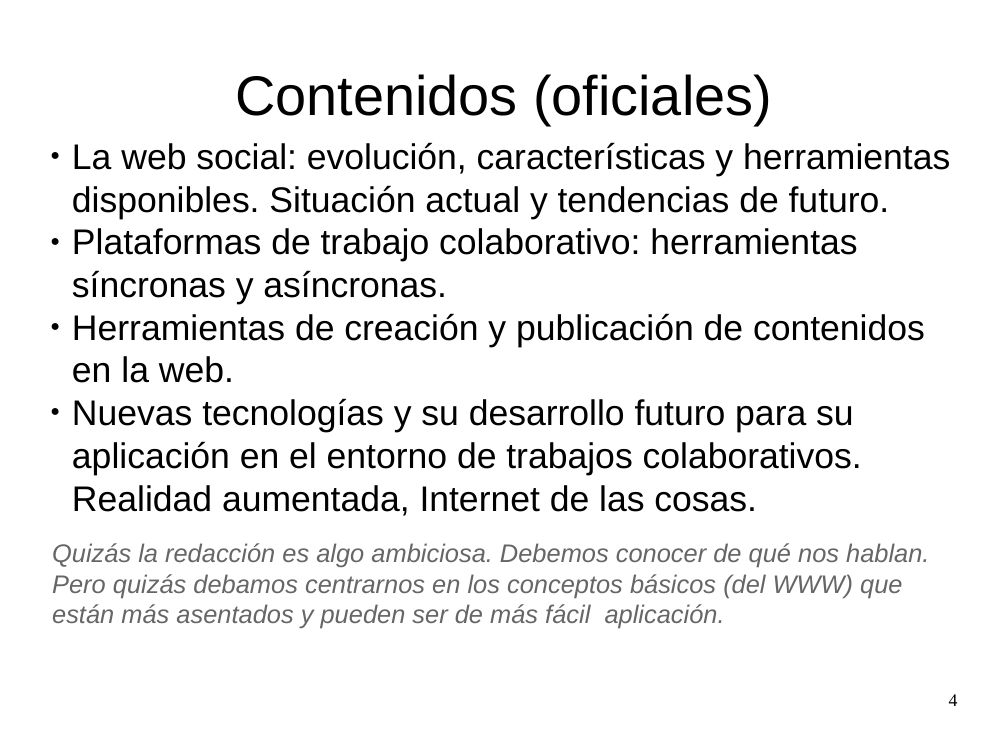
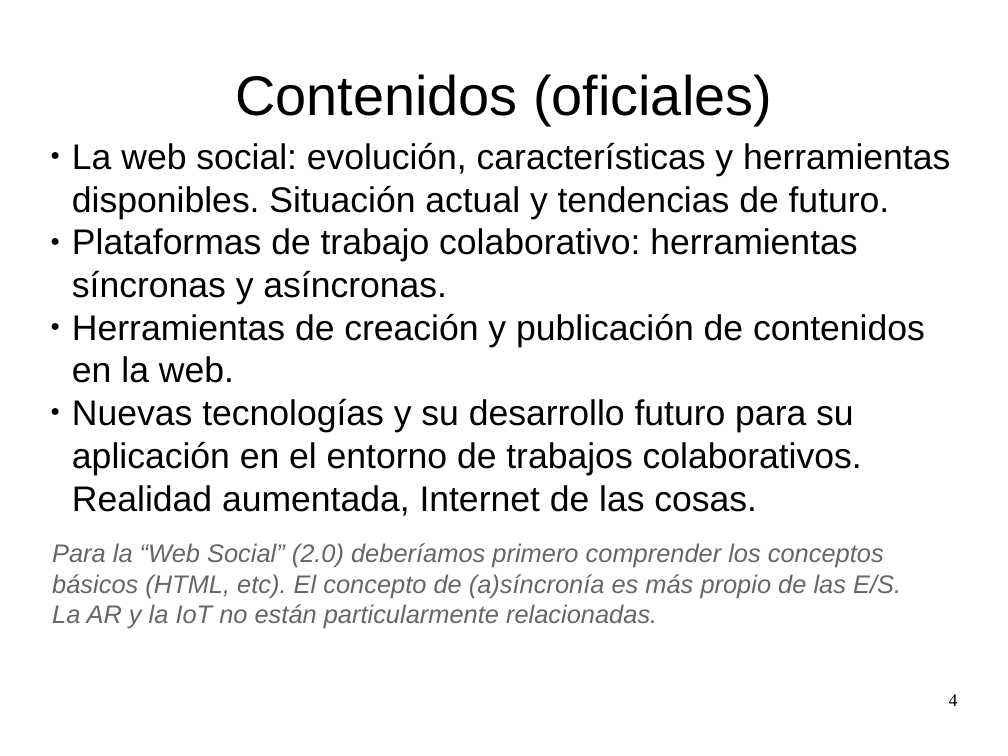
Before and after one commit to fjarandag/tic2, a slide deck: slide 4 of t02-www/101-introduccion.odp. Drawn at 1008x756 pixels with LibreOffice and Linux fonts; fonts in the diff are those of the drawing. Boxes give left, top, right and bottom in pixels: in the first picture for what was removed or moved away, otherwise in the second. Text is boxed around its words. In the diff, an @@ line names an element or a change of style, - is before the commit and + after.

Commit message:
* 104 html sintaxis

```diff
--- a/t02-www/101-introduccion.odp
+++ b/t02-www/101-introduccion.odp
@@ text at (52,543,901,629): text changed @@
-Quizás la redacción es algo ambiciosa. Debemos conocer de qué nos hablan. Pero quizás debamos centrarnos en los conceptos básicos (del WWW) que están más asentados y pueden ser de más fácil aplicación.
+Para la “Web Social” (2.0) deberíamos primero comprender los conceptos básicos (HTML, etc). El concepto de (a)síncronía es más propio de las E/S. La AR y la IoT no están particularmente relacionadas.
```
Also in this commit, not shown: 2 other slides changed, 2 other files.
